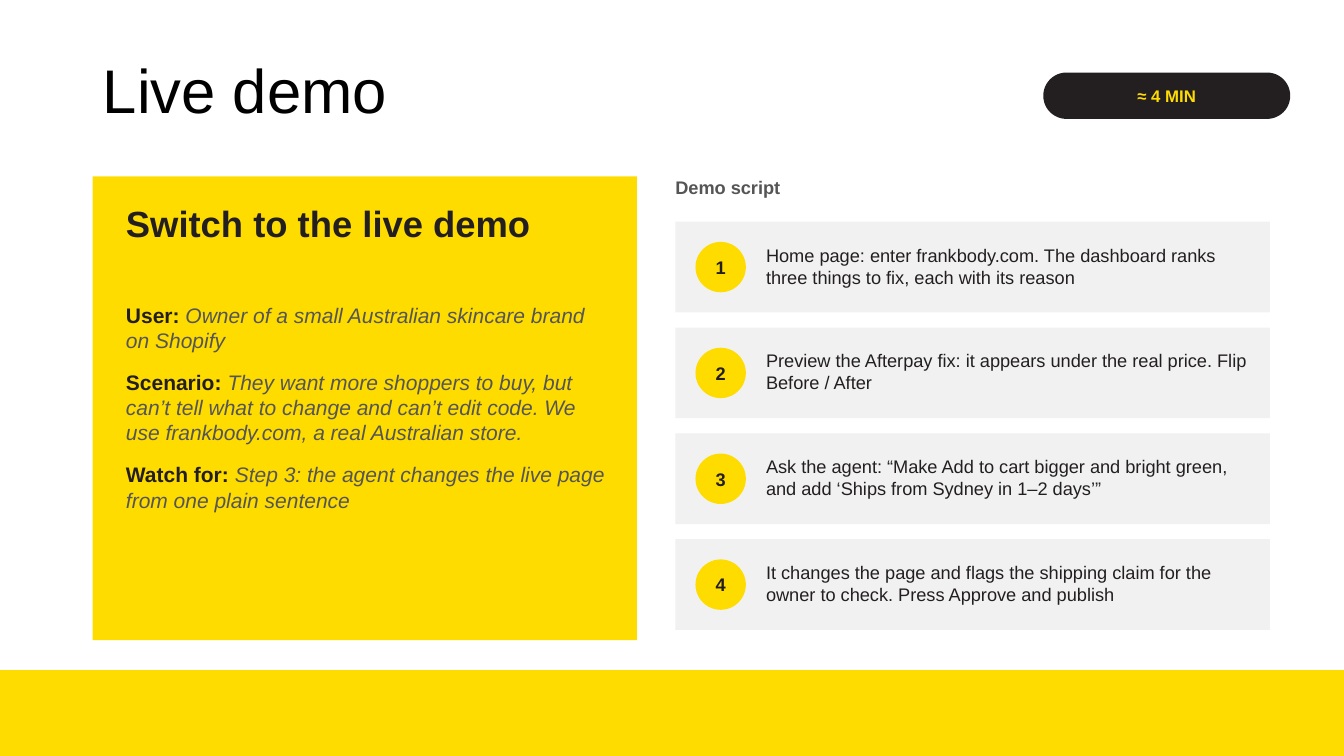
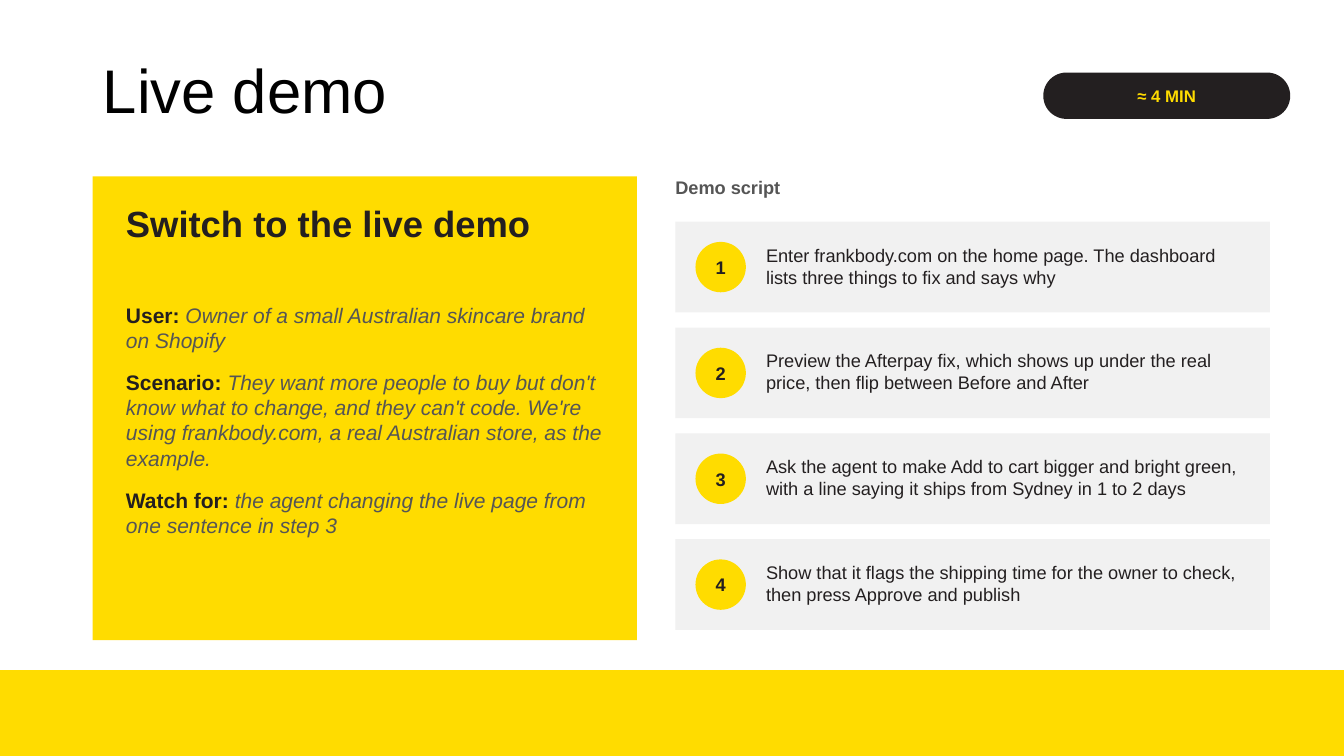
Before and after one commit to NickWG113/shopfix-au, a slide deck: slide 6 of docs/presentation/QuickLift-Week7-PoC.pptx. Drawn at 1344x756 pixels with LibreOffice and Linux fonts; fonts in the diff are those of the drawing; background and template pictures are left out. Boxes give left, top, right and bottom in pixels: in the first picture for what was removed or moved away, otherwise in the second. Text is boxed around its words. In the diff, an @@ line names an element or a change of style, - is before the commit and + after.

```diff
--- a/docs/presentation/QuickLift-Week7-PoC.pptx
+++ b/docs/presentation/QuickLift-Week7-PoC.pptx
@@ text at (766, 248, 1216, 288): text changed @@
-Home page: enter frankbody.com. The dashboard ranks three things to fix, each with its reason
+Enter frankbody.com on the home page. The dashboard lists three things to fix and says why
@@ text at (766, 354, 1211, 393): text changed @@
-Preview the Afterpay fix: it appears under the real price. Flip Before / After
+Preview the Afterpay fix, which shows up under the real price, then flip between Before and After
@@ text at (126, 374, 601, 537): text changed @@
-Scenario: They want more shoppers to buy, but can’t tell what to change and can’t edit code. We use frankbody.com, a real Australian store.
-Watch for: Step 3: the agent changes the live page from one plain sentence
+Scenario: They want more people to buy but don't know what to change, and they can't code. We're using frankbody.com, a real Australian store, as the example.
+Watch for: the agent changing the live page from one sentence in step 3
@@ text at (766, 459, 1236, 499): text changed @@
-Ask the agent: “Make Add to cart bigger and bright green, and add ‘Ships from Sydney in 1–2 days’”
+Ask the agent to make Add to cart bigger and bright green, with a line saying it ships from Sydney in 1 to 2 days
@@ text at (766, 565, 1235, 605): text changed @@
-It changes the page and flags the shipping claim for the owner to check. Press Approve and publish
+Show that it flags the shipping time for the owner to check, then press Approve and publish
```
Also in this commit, not shown: 6 other slides changed.
